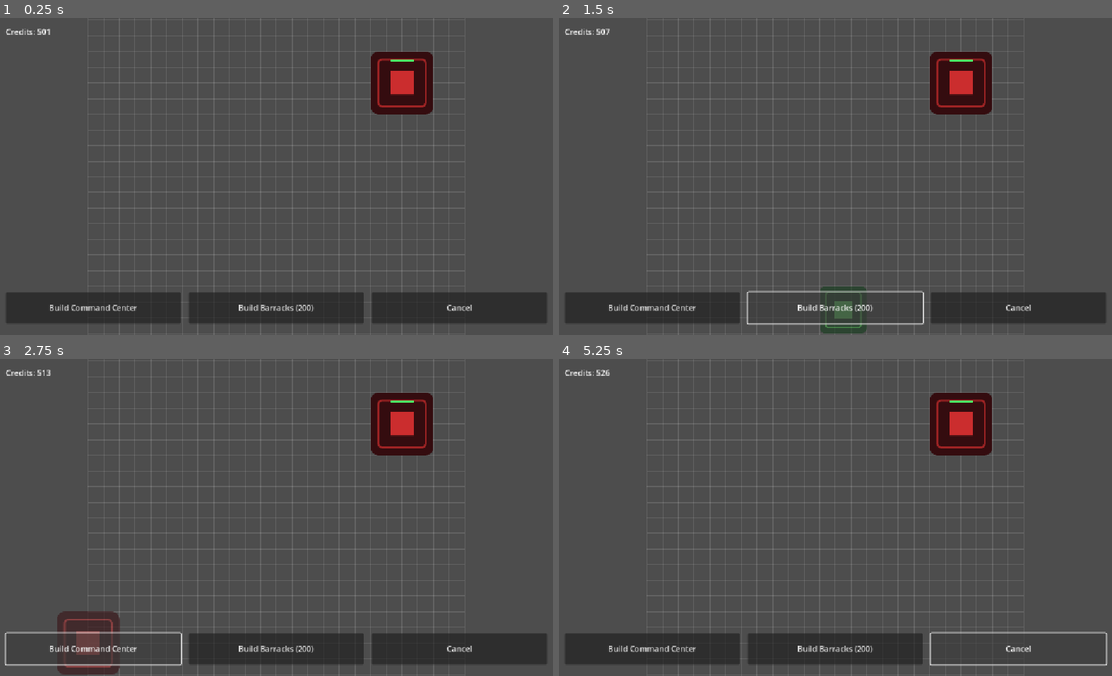
Above: before the commit, frames 1-4 (two rows, left to right).
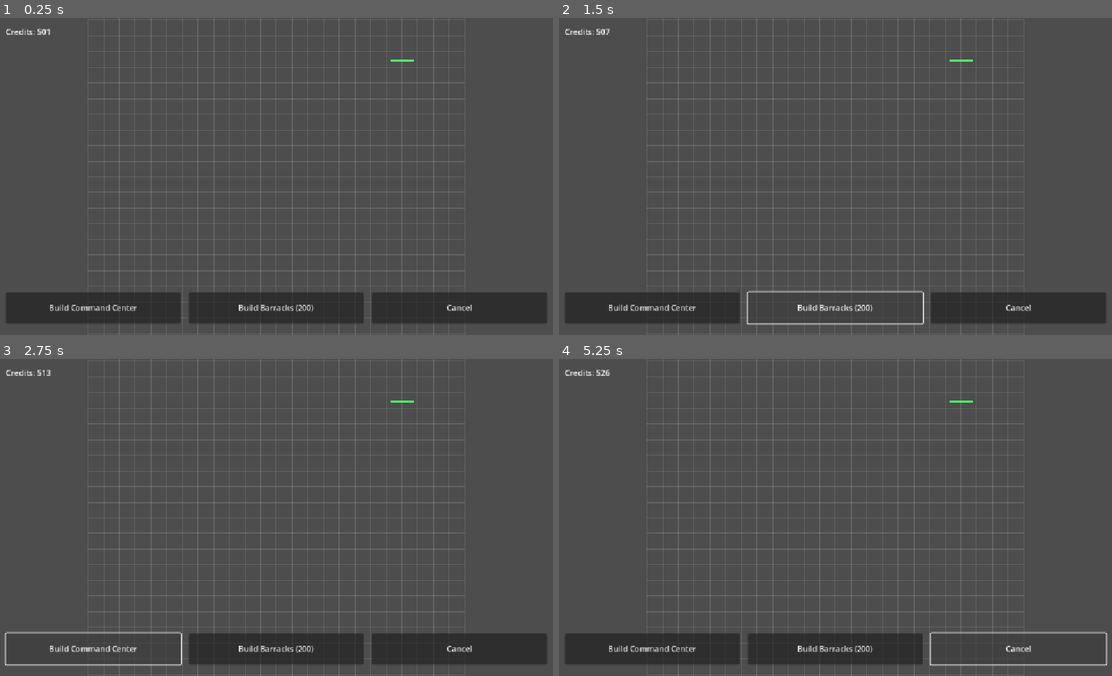
Above: after the commit, the same moments.

Repository: milinddashrathjoshi-pixel/WAR-GAME
Game: Godot game, scene res://scenes/main/main.tscn
Two runs of this game, one before a commit and one after it. Both use one fixed random seed, a clock stepped at 60 frames per second and the inputs below.
Inputs:
- Up to frame 1 (0.25 s): no input
- Up to frame 2 (1.5 s): click "Build Command Center" at 0.5 s; click "Build Barracks (200)" at 1.25 s
- Up to frame 3 (2.75 s): click "Build Command Center" at 2 s
- Up to frame 4 (5.25 s): click "Build Barracks (200)" at 2.75 s; click "Build Command Center" at 3.5 s; click "Build Barracks (200)" at 4.25 s; click "Cancel" at 5 s

The runs differ from the first frame. In frame 1, 2.2% of the frame differs, in the area x 67-79%, y 10-31%; in frame 2, 2.6%; in frame 3, 3.5%, in the area x 10-79%, y 10-100%; in frame 4, 2.2%.

Commit message:
art: swap placeholder icon.svg with AI-generated PNG sprites
Repoint the four sprite-bearing scenes (player Command Center, Barracks,
enemy Command Center, Infantry) at their dedicated PNGs under assets/
and drop the placeholder modulate tints so the textures render with their
own colours. Starting scales are conservative middle values:
- buildings 0.4 (sized for a ~500-1024px source -> ~200-400px in world)
- barracks 0.3 (slightly smaller 3x3 footprint)
- infantry 0.1 (single-cell unit)

These are easy to tweak per-scene in the inspector — actual world size
depends on the exact PNG resolution coming out of remove.bg.

https://claude.ai/code/session_019U8oQH6MLbad7Ncp5CKgn1

Diff:
--- a/scenes/buildings/barracks.tscn
+++ b/scenes/buildings/barracks.tscn
@@ -1,7 +1,7 @@
 [gd_scene load_steps=4 format=3 uid="uid://b0barracks001"]
 
 [ext_resource type="Script" uid="uid://b1arwbarracks" path="res://scripts/buildings/barracks.gd" id="1_bld"]
-[ext_resource type="Texture2D" path="res://icon.svg" id="2_tex"]
+[ext_resource type="Texture2D" path="res://assets/buildings/barracks.png" id="2_tex"]
 
 [sub_resource type="RectangleShape2D" id="RectangleShape2D_1"]
 size = Vector2(192, 192)
@@ -10,8 +10,7 @@
 script = ExtResource("1_bld")
 
 [node name="Sprite2D" type="Sprite2D" parent="."]
-modulate = Color(1, 0.6, 0.25, 1)
-scale = Vector2(1.5, 1.5)
+scale = Vector2(0.3, 0.3)
 texture = ExtResource("2_tex")
 
 [node name="ClickArea" type="Area2D" parent="."]
--- a/scenes/buildings/command_center.tscn
+++ b/scenes/buildings/command_center.tscn
@@ -1,12 +1,11 @@
 [gd_scene load_steps=3 format=3 uid="uid://b0cmdcenter001"]
 
 [ext_resource type="Script" uid="uid://b1arwbuilding" path="res://scripts/buildings/building.gd" id="1_bld"]
-[ext_resource type="Texture2D" path="res://icon.svg" id="2_tex"]
+[ext_resource type="Texture2D" path="res://assets/buildings/command_center.png" id="2_tex"]
 
 [node name="CommandCenter" type="Node2D"]
 script = ExtResource("1_bld")
 
 [node name="Sprite2D" type="Sprite2D" parent="."]
-modulate = Color(0.35, 0.6, 1, 1)
-scale = Vector2(2, 2)
+scale = Vector2(0.4, 0.4)
 texture = ExtResource("2_tex")
--- a/scenes/buildings/enemy_command_center.tscn
+++ b/scenes/buildings/enemy_command_center.tscn
@@ -1,15 +1,14 @@
 [gd_scene load_steps=4 format=3 uid="uid://b0enemycc0001"]
 
 [ext_resource type="Script" uid="uid://b1arwbuilding" path="res://scripts/buildings/building.gd" id="1_bld"]
-[ext_resource type="Texture2D" path="res://icon.svg" id="2_tex"]
+[ext_resource type="Texture2D" path="res://assets/buildings/enemy_cc.png" id="2_tex"]
 [ext_resource type="PackedScene" uid="uid://b0healthbar01" path="res://scenes/ui/health_bar.tscn" id="3_hb"]
 
 [node name="EnemyCommandCenter" type="Node2D"]
 script = ExtResource("1_bld")
 
 [node name="Sprite2D" type="Sprite2D" parent="."]
-modulate = Color(0.9, 0.2, 0.2, 1)
-scale = Vector2(2, 2)
+scale = Vector2(0.4, 0.4)
 texture = ExtResource("2_tex")
 
 [node name="HealthBar" parent="." instance=ExtResource("3_hb")]
--- a/scenes/units/infantry.tscn
+++ b/scenes/units/infantry.tscn
@@ -1,12 +1,11 @@
 [gd_scene load_steps=3 format=3 uid="uid://b0infantry0001"]
 
 [ext_resource type="Script" uid="uid://b1arwinfantry" path="res://scripts/units/infantry.gd" id="1_inf"]
-[ext_resource type="Texture2D" path="res://icon.svg" id="2_tex"]
+[ext_resource type="Texture2D" path="res://assets/units/infantry.png" id="2_tex"]
 
 [node name="Infantry" type="Node2D"]
 script = ExtResource("1_inf")
 
 [node name="Sprite2D" type="Sprite2D" parent="."]
-modulate = Color(0.4, 1, 0.45, 1)
-scale = Vector2(0.28, 0.28)
+scale = Vector2(0.1, 0.1)
 texture = ExtResource("2_tex")
